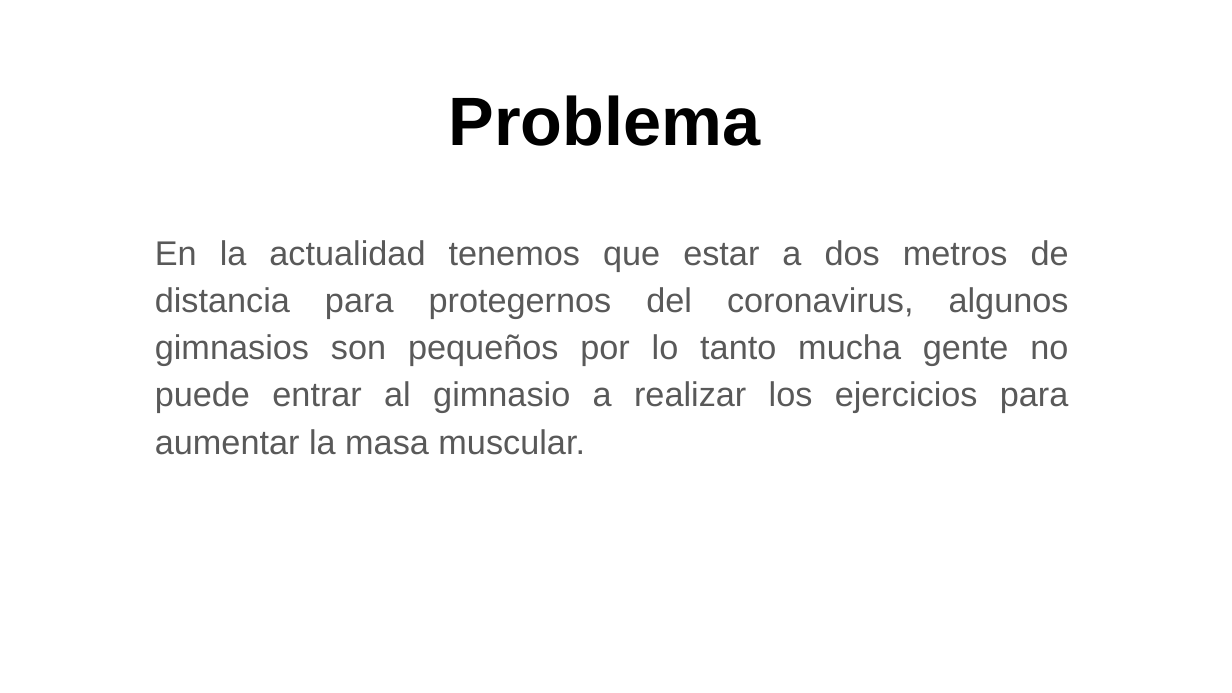
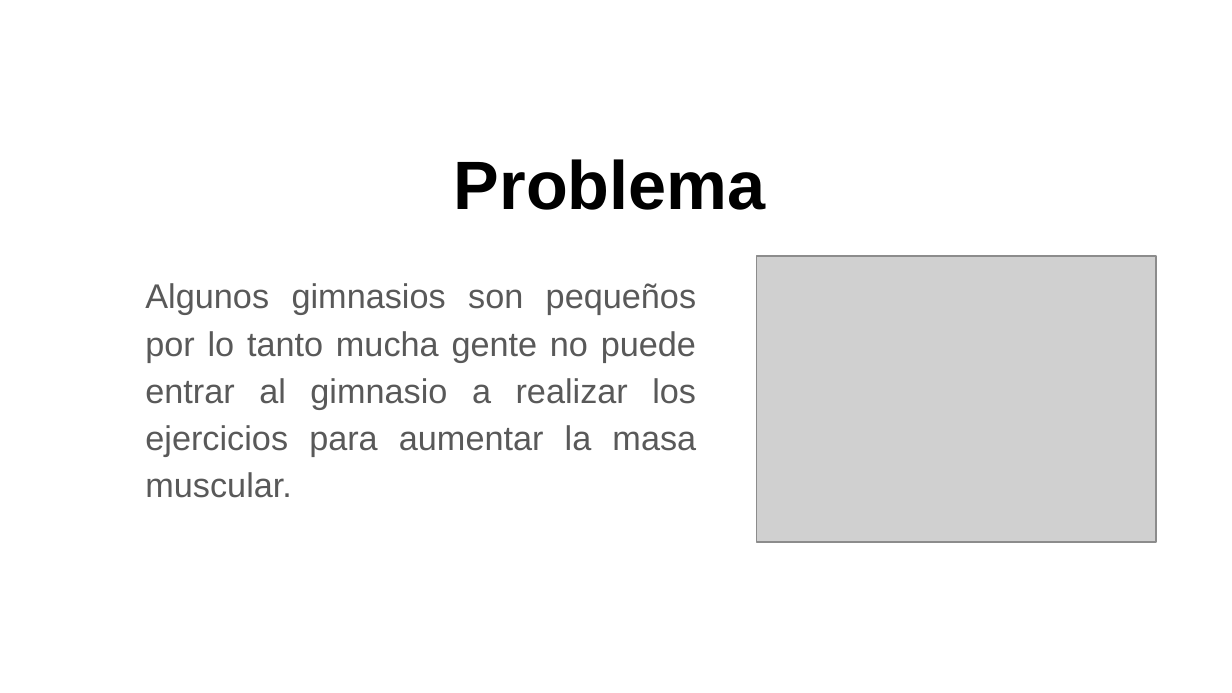
Before and after one commit to Odalis26/ProyectoEmpresa, a slide deck: slide 2 of Picher Eveitor.pptx. Drawn at 1232x693 pixels with LibreOffice and Linux fonts; fonts in the diff are those of the drawing; grey boxes stand for pictures; background and template pictures are left out. Boxes give left, top, right and bottom in pixels: in the first picture for what was removed or moved away, otherwise in the second. Text is boxed around its words. In the diff, an @@ line names an element or a change of style, - is before the commit and + after.

```diff
--- a/Picher Eveitor.pptx
+++ b/Picher Eveitor.pptx
@@ title "Problema": place and size @@
-title "Problema" at (449, 95, 761, 146)
+title "Problema" at (454, 159, 766, 210)
@@ picture added at (756, 256, 1156, 542) @@
@@ text at (145, 283, 696, 498): text changed @@
-En la actualidad tenemos que estar a dos metros de distancia para protegernos del coronavirus, algunos gimnasios son pequeños por lo tanto mucha gente no puede entrar al gimnasio a realizar los ejercicios para aumentar la masa muscular.
+Algunos gimnasios son pequeños por lo tanto mucha gente no puede entrar al gimnasio a realizar los ejercicios para aumentar la masa muscular.
```
Also in this commit, not shown: 2 other slides changed.
